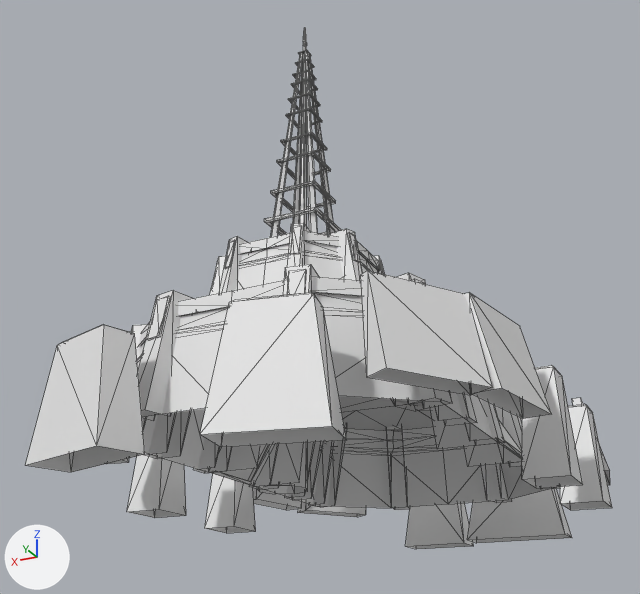
An edit to the COLLADA model art/meshes/structural/cc.dae, drawn before and after from the same camera.
Before and after are seen from a 50 mm lens placed at (-23.0, 51.4, -11.9), pointed at (2.6, 0.2, 11.2). The axes (+X, +Y, +Z) are drawn at lower left. The lights are the same throughout. Mesh edges are drawn as thin lines. Where no turn or scale is listed for an object, it has been applied to the vertices. Vertices at the same position are counted once.

Names of what the first picture shows: 'cc'.
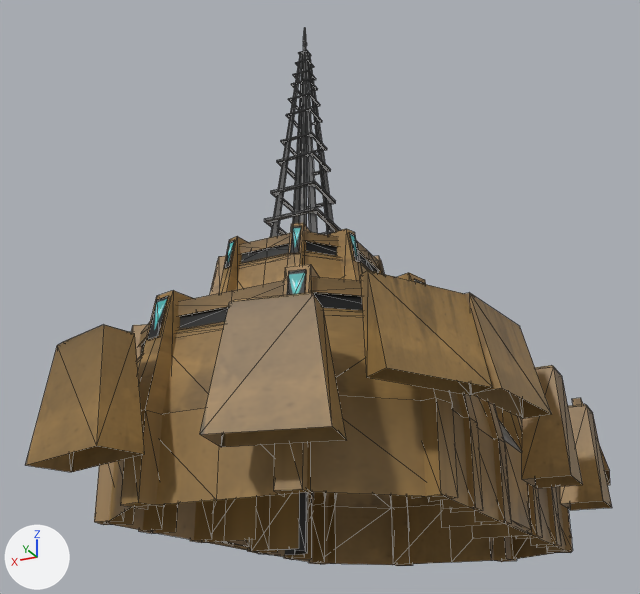
Edits to the bpy script that builds the scene:
```text
Add img_coalition_struct_png_001_png:
    img_coalition_struct_png_001_png = load_image('coalition_struct.png.001.png', 'coalition_struct.png.001.png', 2048, 1024, 'sRGB')
Change mat_material_001:
    remove mat_material_001.base_color = (0.8, 0.8, 0.8)  # white #e7e7e7
    add mat_material_001.texture = img_coalition_struct_png_001_png
Change me_cube_007:
    used by ob_cc; location = (0.0, 0.0, 0.0)
    remove me_cube_007.from_pydata(...)  # 1292 vertices, 1898 faces; spans x -14.1..14.1, y -23.7..21.3, z -3.3..27.3
    add me_cube_007.from_pydata(...)  # 1398 vertices, 2074 faces; spans x -14.1..14.1, y -23.7..21.3, z -5.3..27.3
    me_cube_007 part 1
    8 faces are deleted
    76 new vertices lie (0.0, 0.0, -4.4) away from vertices in x -10.4..10.7, y -17.7..17.7, z -0.9..-0.6
    30 new vertices lie (0.0, 0.0, -4.5) away from vertices in x -10.0..9.4, y -16.6..16.6, z -0.8..-0.6
    184 new faces join them
    me_cube_007 part 2: 624 kept faces spanning x -6.1..10.7, y -13.4..10.2, z -0.7..27.3 get new texture (UV) coordinates
```

Pixel boxes (x1, y1, x2, y2) of what changed, in the pictures (640 x 594 px):
'cc', surface changed, reshaped (white to brown)
    before: (25, 28, 612, 549)
    after: (25, 28, 612, 566)
part 1 of me_cube_007, built on
    before: (211, 440, 522, 486)
    after: (94, 396, 573, 566)
part 2 of me_cube_007, surface changed
    both: (264, 28, 341, 237)
